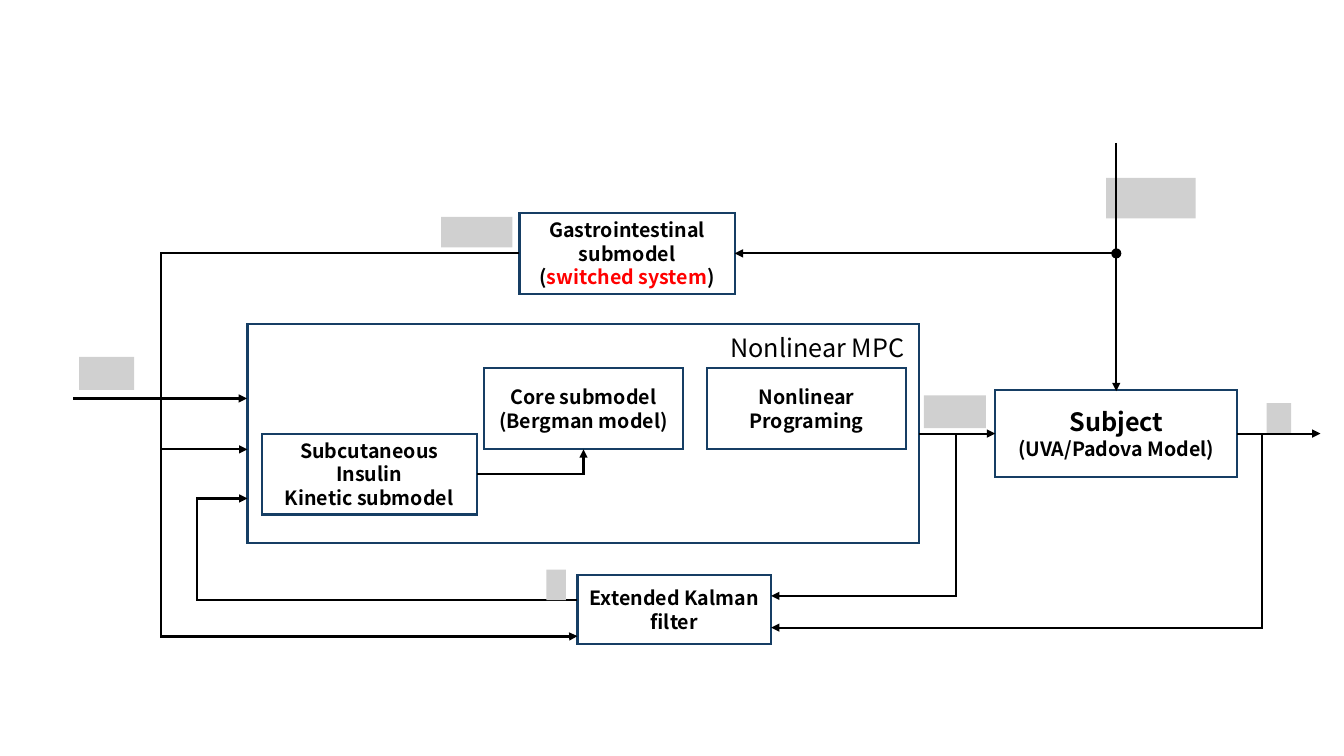
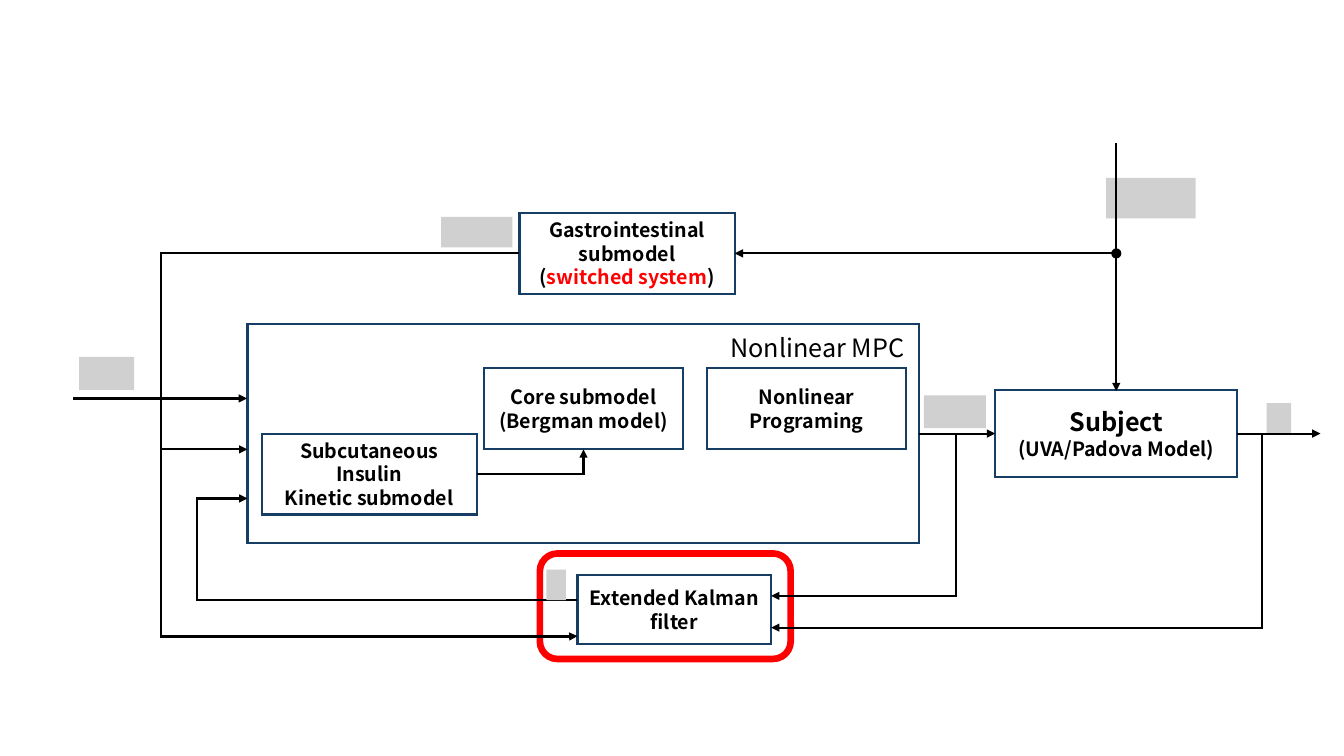
Before and after one commit to res4253/poster, a slide deck: slide 3 of fig_block.pptx. Drawn at 1344x756 pixels with LibreOffice and Linux fonts; fonts in the diff are those of the drawing; grey boxes stand for pictures. Boxes give left, top, right and bottom in pixels: in the first picture for what was removed or moved away, otherwise in the second. Text is boxed around its words. In the diff, an @@ line names an element or a change of style, - is before the commit and + after.

```diff
--- a/fig_block.pptx
+++ b/fig_block.pptx
@@ rounded rectangle added at <box>540,554,791,659</box>, outline #FF0000 4.75 pt @@
```
Also in this commit, not shown: 1 slide added, 3 other files.
